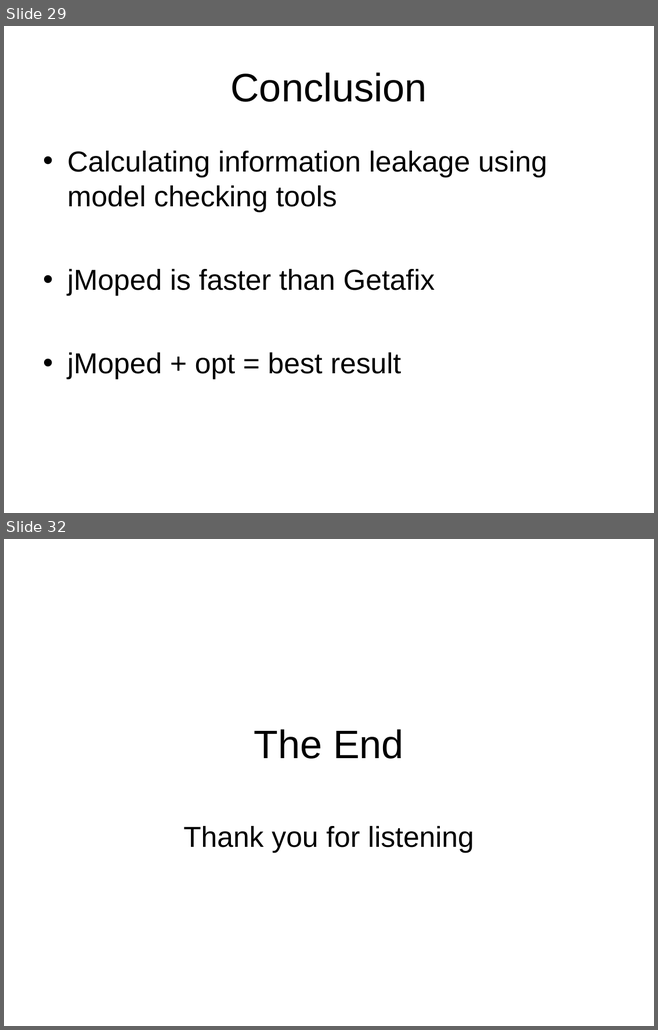
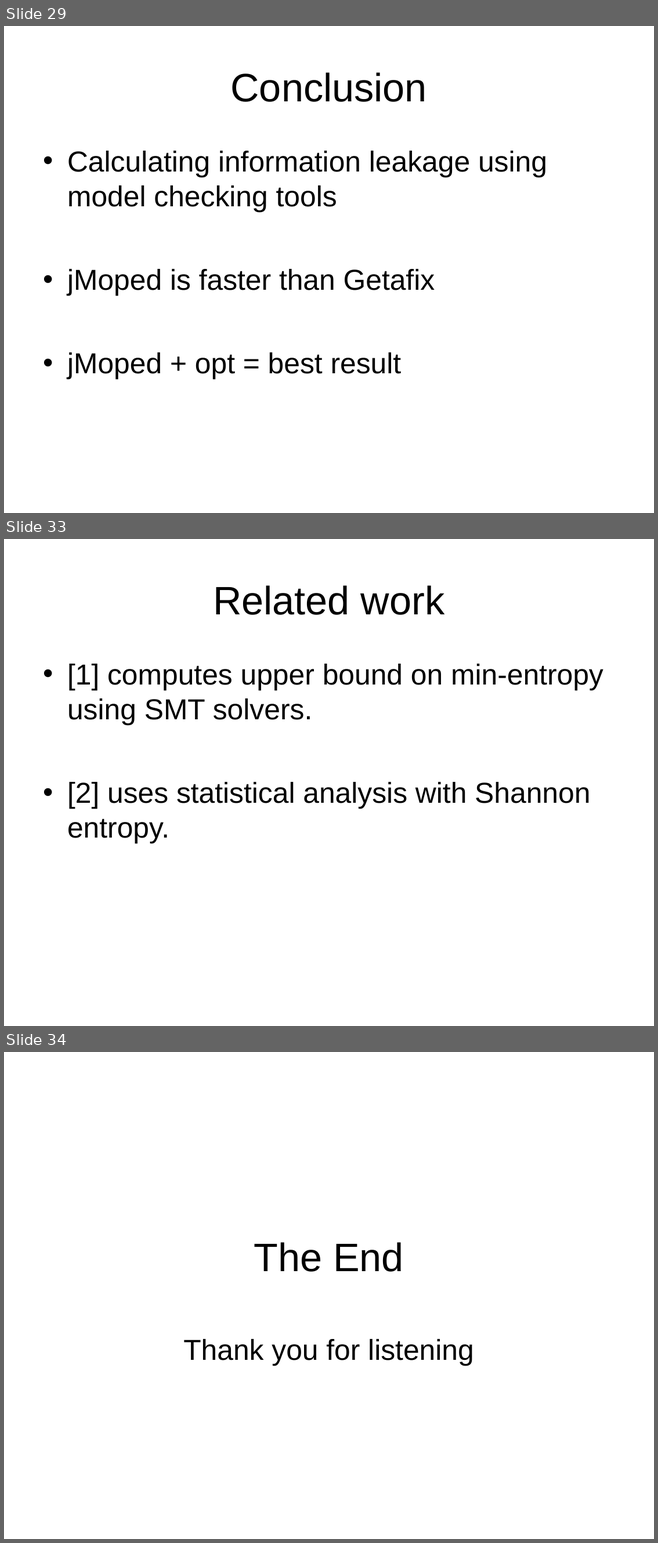
Before and after one commit to chenjiia/Thesis, a slide deck: thesis_presentation/presentation.ppt. Shown one above the other, each under a label of ours: slides 29 and 32 before the commit, slides 29, 33 and 34 after it; the slides between them are not shown. The pictures are 658x1030 and 658x1543 pixels, drawn with LibreOffice and Linux fonts; fonts in the diff are those of the drawing. Boxes give left, top, right and bottom in pixels: in the first picture for what was removed or moved away, otherwise in the second. Text is boxed around its words. In the diff, an @@ line names an element or a change of style, - is before the commit and + after.

```diff
--- a/thesis_presentation/presentation.ppt
+++ b/thesis_presentation/presentation.ppt
@@ slide 33 added at [4,539,654,1026], background #FFFFFF @@
@@ title added at [213,585,444,615], 44 pt, text #000000 @@
+Related work
@@ text added at [67,664,603,843], 32 pt, text #000000 @@
+• [1] computes upper bound on min-entropy using SMT solvers.
+• [2] uses statistical analysis with Shannon entropy.
@@ what was slide 32 is now slide 34 @@
```
Also in this commit, not shown: 10 slides changed, 3 other slides added, 1 slide removed.
